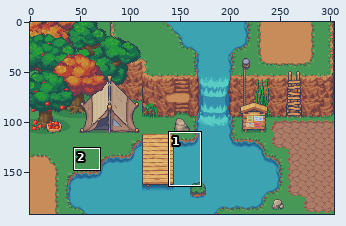
A sprite sheet gets an edit: public/backgrounds/landing.png. The picture above shows the old version from afar; the outline marks the close-up.
Close-up. The starting point:
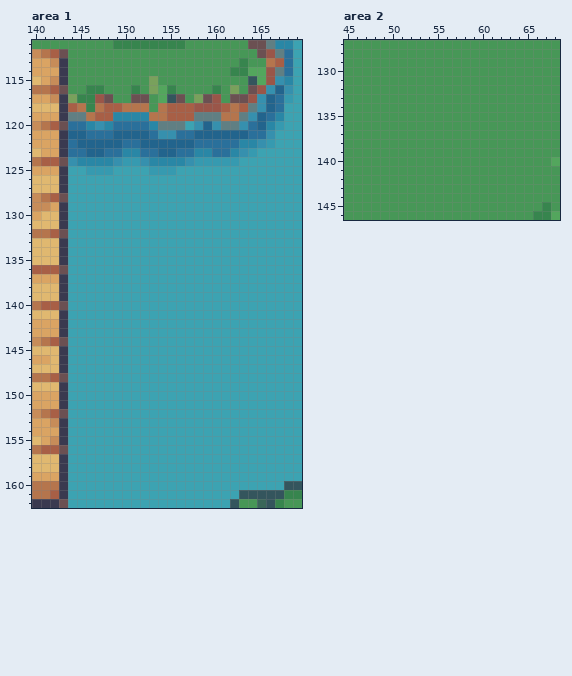
The file is 304x192 pixels. Colours within 5 levels of each other are drawn and written as one. Shown: area 1: x 140..169, y 111..162; area 2: x 45..68, y 127..146. The commit also changed other parts of the picture, which this record leaves out.
Once edited:
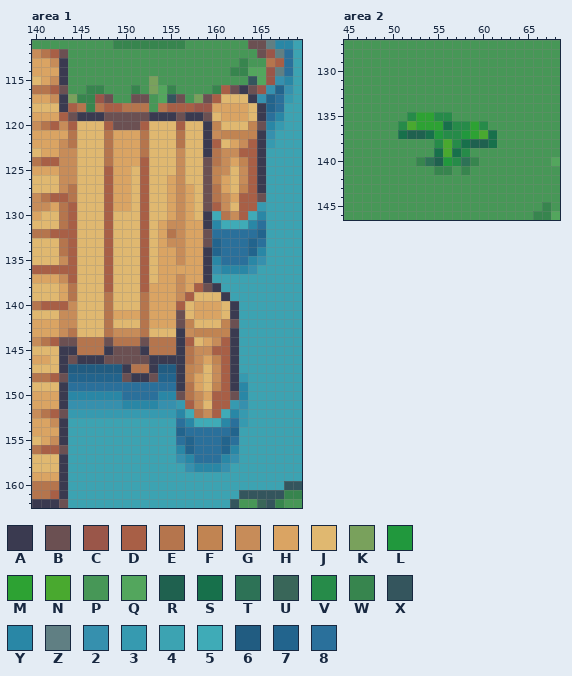
Palette (. is transparent): A #3a3a50  B #6b5052  C #9a5649  D #a85f46  E #b5754d  F #c18452  G #c78c59  H #daa463  J #e0b870  K #79a15c  L #21983d  M #2da233  N #49a92f  P #479757  Q #53a65d  R #1f614f  S #17704b  T #2d7256  U #396659  V #268b49  W #37854e  X #34555d  Y #2987a6  Z #607f83  2 #3690ae  3 #369ab0  4 #3ca3b2  5 #3fabb7  6 #215c81  7 #22648d  8 #2a709b
Difference:
Changed rows in their new state; - is an unchanged pixel.
Area 1:
first column x 143:
116 ------------------DBA--
117 -----------------DJJJA-
118 -----------------HHHHJA
119 DBAAABBBBBAAABAABJHHHJA
120 GDJJJDBBBDJJJDJJAFJJJFB
121 HEJJJEHHHEJJJEJJAGFFFFA
122 GEJJJEHHHEJJJEJJADJHGDA
123 GGJJJEHHHEJJJGJJAEGGDDA
124 GGJJJEHHHDJJJGJJBEGHFDA
125 GGJJJDHHJDJJJGJJBFGJGDA
126 GGJJJDHHJDJJHGJJBFHJGDA
127 GEJJJDHHJDJJHGHJBEHJFDA
128 DEJJJDHHJDJJHGHJBEGHDDB
129 EDJJJDHHJDJJHGHJBDGJDD3
130 EDJJJDJJJDJJHGHJA5EGD5Y
131 EDJJJDJJJDJHGGHHAY555Y8
132 DDJJJDJJJDJHEGHHB888887
133 EDJJJDJJJDJHGGHHB788878
134 EDJJJDJJJDJHHGHHA78887Y
135 GDJJJDJJJDJHHGHHAY888Y2
136 DDJJJDJJJDJHHHHHA2YYY2-
137 GDJJJDJJJDJHHGHHA------
138 HEJJJDJJJDHHHGHDBA-----
139 HEJJJEJJJEHHHGDJJJA----
140 DGJJJEJJJEHHHDJHHHJA---
141 GGJJJEHHHEHHHBJHHHJA---
142 GGJJJEJJJEHHHBFJJJFB---
143 GEJJJEGGGEJJJAGFFFFA---
144 -BEEEBEEEBEEEADJHGDA---
145 -AEEEABBBAEEEAEGGDDA---
146 -BAAABBBBBAAAAEGHFDA---
147 -666666AEEA66AFGJGDA---
148 -777777BAAB77AFHJGDA3--
149 -888888888888AEHJFDAY--
150 -YYYYYY8888YYBEGHDDBY--
151 -222222YYYY223DGJDD32--
152 -333333333333Y5EGD5Y3--
153 -------------8Y555Y83--
154 -------------7888887---
155 -------------8788878---
156 -------------Y78887Y---
157 -------------2Y888Y2---
158 --------------2YYY2----
Area 2:
first column x 51:
135 -VMMVV-----
136 VNMMMSVVMV-
137 SRRSLVVLMNS
138 ----VNVSRRS
139 ----SNSV---
140 --WTRLVTW--
141 ----WW-W---
Where, in picture pixels (left, top, right, bottom), the same in both close-ups:
changed: (59, 85, 266, 472)
changed: (398, 112, 497, 175)
